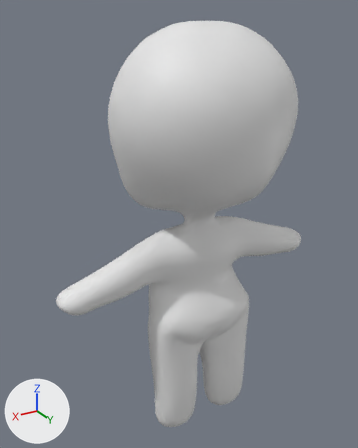
One commit to the Blender file client/lib/models/chibi.blend: the scene before it, then after it.
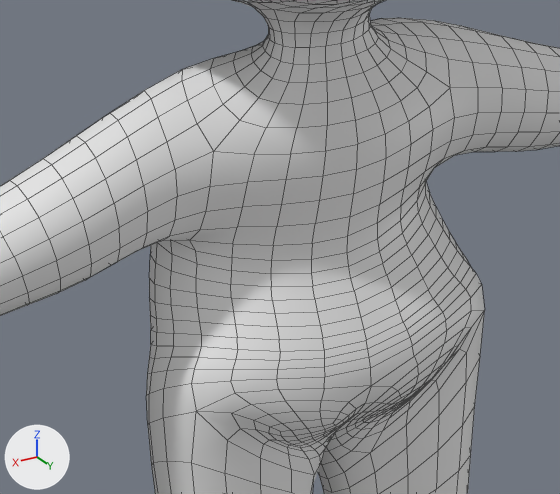
Each version appears first whole from a 50 mm camera at (1.79, 2.69, 1.52) aimed at (0.1, -0.12, 0.12), and next in a close-up on the part from 29% to 76% of the width and 47% to 80% of the height. Arrows for +X, +Y and +Z are at lower left; the lights stay in place. The close-ups show mesh edges as thin lines.
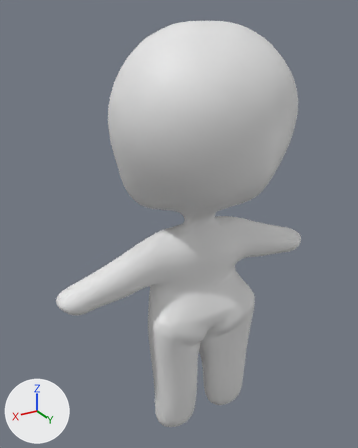
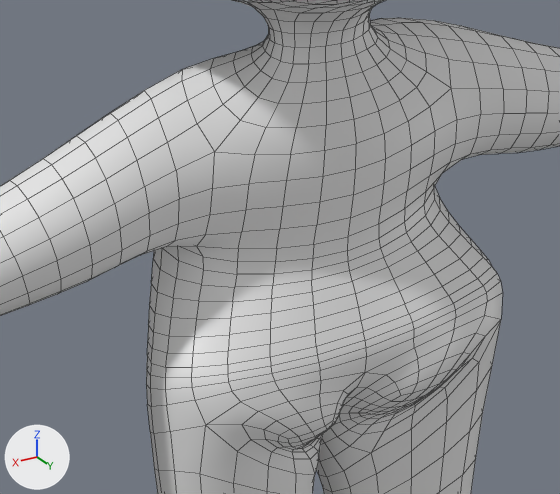
Commit message: shaping chibi chest

The edits, one by one:
me_cube_001 has 95 vertices, 81 faces and spans x 0.0..1.14, y -0.58..0.6, z -1.53..1.57.
me_cube_001 is used by ob_cube; location (0.0, 0.0, 0.0).
Before the commit, vertices of me_cube_001: 48 (0.0, 0.26, -0.59), 60 (0.0, 0.07, -0.79), 77 (0.0, 0.24, -0.56).
Part 1, on me_cube_001:
Vertices 48, 60, 77 of me_cube_001 move by (0.0, -0.06, 0.03).
Vertex 43 of me_cube_001 moves from (0.39, 0.0, -0.34) to (0.39, 0.05, -0.34).
Vertex 44 of me_cube_001 moves from (0.0, 0.22, -0.4) to (0.0, 0.18, -0.36).
Vertex 47 of me_cube_001 moves from (0.23, 0.22, -0.68) to (0.23, 0.27, -0.68).
Vertex 51 of me_cube_001 moves from (0.33, -0.02, -0.26) to (0.33, 0.04, -0.26).
Vertex 54 of me_cube_001 moves from (0.0, 0.15, -0.32) to (0.0, 0.14, -0.33).
Vertex 57 of me_cube_001 moves from (0.0, 0.23, -0.01) to (0.0, 0.21, -0.01).
Vertex 76 of me_cube_001 moves from (0.41, 0.14, -0.39) to (0.51, 0.22, -0.42).
Vertex 91 of me_cube_001 moves from (0.51, 0.14, -0.42) to (0.51, 0.22, -0.42).

Where the change shows, as pixel boxes [x1, y1, x2, y2] in the close-ups (560 x 494 px; the box of a moved part takes in the faces that stretch with it):
part 1 of me_cube_001, moved or reshaped: [85, 38, 549, 494] in both
